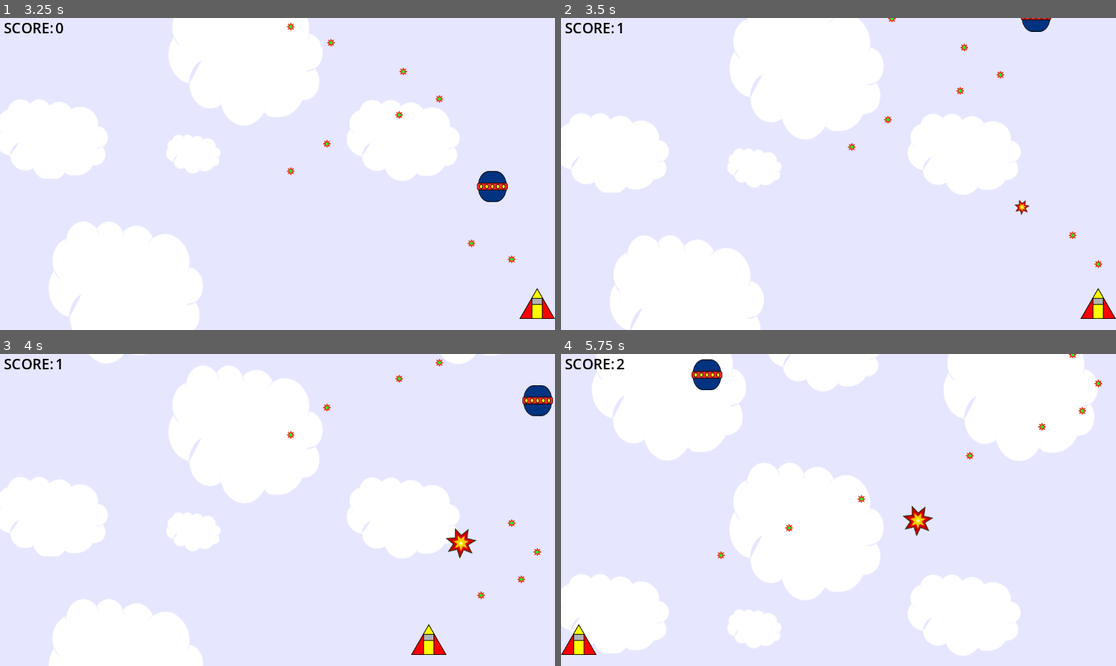
Above: before the commit, frames 1-4 (two rows, left to right).
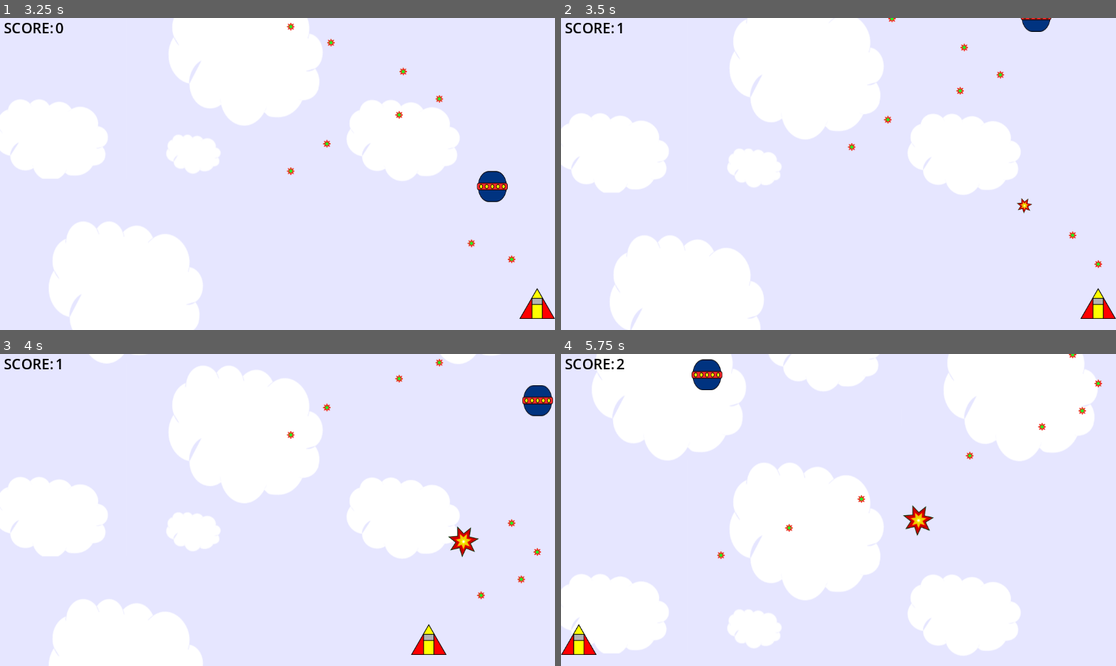
Above: after the commit, the same moments.

Repository: saulopz/skyfire
Game: Godot game, scene res://world.tscn
Same seed, same stepped clock (60 frames per second), same inputs: the game is played once before the commit and once after it.
Inputs:
- Up to frame 1 (3.25 s): hold Right (ui_right) 0.53-1.28 s; tap Space (ui_select) at 0.6, 0.77, 1.07, 1.35, 1.52, 1.82, 2.1, 2.85, 3.02 s; hold Left (ui_left) 1.28-2.03 s; hold Right (ui_right) from 2.03 s (still down)
- Up to frame 2 (3.5 s): keep holding Right (ui_right); tap Space (ui_select) at 3.32 s
- Up to frame 3 (4 s): release Right (ui_right) at 3.53 s; hold Left (ui_left) from 3.53 s (still down); tap Space (ui_select) at 3.6, 3.77 s
- Up to frame 4 (5.75 s): keep holding Left (ui_left); tap Space (ui_select) at 4.07, 4.35, 4.52, 4.82, 5.1 s

Frame 1 is identical in both runs. In frame 2, less than 0.1% of the frame differs, in the area x 81-85%, y 57-64%; in frame 3, 0.3%, in the area x 80-87%, y 55-66%; in frame 4, 0.2%.

Commit message:
20240924

Diff:
--- a/bomb.gd
+++ b/bomb.gd
@@ -1,12 +1,12 @@
 extends CharacterBody2D
 
-const type = 'bomb'
-var speed = 200
+const type : String = "bomb"
+var speed : int = 200
 
-func _ready():
+func _ready() -> void:
 	$SoundBomb.play()
 
-func _process(delta):
+func _physics_process(delta: float) -> void:
 	var collision = move_and_collide(Vector2(0, -speed) * delta)
 	if collision:
 		var entity = collision.get_collider()
--- a/enemy.gd
+++ b/enemy.gd
@@ -1,32 +1,31 @@
 extends CharacterBody2D
 
-const type = 'enemy'
-const LEFT = 0
-const RIGHT = 1
+const type : String = "enemy"
+const LEFT : int = 0
+const RIGHT : int = 1
+var screensize : Vector2  # tamanho da tela
+var direction : int       # direcao do inimigo [esquerda|direita]
+var w : int               # largura da imagem
+var h : int               # altura da imagem
+var half_w : int          # metade da largura da imagem
+var half_h : int          # metade da altura da imagem
+var speed_y : int = 200   # velocidade para baixo
+var speed_x : int = 300   # velocidade para os lados
 
-var screensize      # tamanho da tela
-var direction       # direcao do inimigo [esquerda|direita]
-var w               # largura da imagem
-var h               # altura da imagem
-var half_w          # metade da largura da imagem
-var half_h          # metade da altura da imagem
-var speed_y = 200   # velocidade para baixo
-var speed_x = 300   # velocidade para os lados
-
-func _ready():
+func _ready() -> void:
 	randomize()
 	screensize = get_viewport_rect().size
 	w = $Sprite2D.texture.get_width()
 	h = $Sprite2D .texture.get_height()
-	half_w = w / 2
-	half_h = h / 2
+	half_w = int(w / 2.0)
+	half_h = int(h / 2.0)
 	# Criamos nosso inimigo acima da area visivel do jogo
 	# com posicao e direcao aleatorias
 	position.x = (randi() % int(screensize.x - w)) + half_w
 	position.y = -100
 	direction = randi() % 2
 
-func _process(delta):
+func _process(delta) -> void:
 	var vec = Vector2()
 	vec.y += speed_y
 	# Se o inimigo encosta dos lados da tela, ele muda a
@@ -56,6 +55,6 @@
 
 # Se o inimigo morrer, cria uma explosao nessa mesma posicao
 # e retira o inimigo do jogo com queue_free.
-func kill():
+func kill() -> void:
 	get_parent().new_explosion(position)
 	queue_free()
--- a/explosion.gd
+++ b/explosion.gd
@@ -1,11 +1,9 @@
 extends CharacterBody2D
 
-const type = 'explosion'
-
-func _ready():
+func _ready() -> void:
 	$AnimatedSprite2D.play()
 	$SoundExplosion.play()
 
 # Quando termina a animacao cai fora do jogo
-func _on_animated_sprite_2d_animation_finished():
+func _on_animated_sprite_2d_animation_finished() -> void:
 	queue_free()
--- a/project.godot
+++ b/project.godot
@@ -12,7 +12,7 @@
 
 config/name="SkyFire"
 run/main_scene="res://world.tscn"
-config/features=PackedStringArray("4.2", "GL Compatibility")
+config/features=PackedStringArray("4.3", "GL Compatibility")
 config/icon="res://icon.svg"
 
 [rendering]
--- a/ship.gd
+++ b/ship.gd
@@ -1,23 +1,23 @@
 extends CharacterBody2D
 
-const type = 'ship'  # tipo do personagem
-var speed = 500      # velocidade para os lados
-var screensize       # tamanho da tela
-var h                # altura da imagem
-var half_w           # metade da largura da imagem
-var half_h           # metade da altura da imagem
+const type : String = "ship"
+var speed : int = 500     # velocidade para os lados
+var screensize : Vector2  # tamanho da tela
+var h : int               # altura da imagem
+var half_w : int          # metade da largura da imagem
+var half_h : int          # metade da altura da imagem
 
 # Quando o personagem eh criado, ele eh colocado no
 # meio da tela, so que temos um deslocamento para a esquerda
 # contando metade da textura da nave, senao a nave fica meio
 # para a direita, por isso precisamos do half_w
-func _ready():
+func _ready() -> void:
 	screensize = get_viewport_rect().size
 	h = $Sprite2D.texture.get_height()
 	half_w = $Sprite2D.texture.get_width() / 2
-	half_h = h / 2
+	half_h = int(h / 2.0)
 
-func _process(delta):
+func _process(delta) -> void:
 	var vec = Vector2()
 	if Input.is_action_pressed("ui_left"):
 		vec.x -= speed
@@ -34,7 +34,7 @@
 	if get_parent().score < 0:
 		kill()
 
-func kill():
+func kill() -> void:
 	queue_free()
 	get_parent().new_explosion(position)
 	get_parent().game_over()
--- a/world.gd
+++ b/world.gd
@@ -7,14 +7,14 @@
 const Bomb = preload("res://bomb.tscn")
 const Enemy = preload("res://enemy.tscn")
 const Explosion = preload("res://explosion.tscn")
-var score = 0                # pontuacao
-var is_game_over = false     # se o jogo terminou
-var screensize               # tamanho da tela
+var score: int = 0              # pontuacao
+var is_game_over: bool = false  # se o jogo terminou
+var screensize: Vector2         # tamanho da tela
 
-func _ready():
+func _ready() -> void:
 	screensize = get_viewport_rect().size
 
-func _process(_delta):
+func _physics_process(_delta: float) -> void:
 	# Se for gameover e pressionar esc, o jogo reinicia
 	if is_game_over:
 		if Input.is_action_just_pressed("ui_cancel"):
@@ -34,11 +34,11 @@
 	$EnemyTimer.start()                 # iniciamos o timer para criar inimigos
 
 # Alteramos a pontuacao
-func change_score(pts):
+func change_score(pts: int):
 	score += pts
 	$Score.text = str(score)
 
-func game_over():
+func game_over() -> void:
 	is_game_over = true         # gameover true
 	$GameOver.visible = true    # mostramos a imagem gameover
 	$Music.stop()               # paramos a musica
@@ -46,7 +46,7 @@
 
 # Funcao usada para criar uma explosao em uma posicao (pos) especifica
 # normamente vai ser a propria posicao do elemento que morreu
-func new_explosion(pos):
+func new_explosion(pos: Vector2):
 	var explosion = Explosion.instantiate() # instanciamos um objeto Explosion
 	explosion.position = pos                # colocamos ele na posicao
 	add_child(explosion)                    # adicionamos ao jogo
@@ -57,13 +57,13 @@
 # da largura da imagem da bomba. Esse calculo fazemos la no
 # script de Ship. Isso para que a bombinha fique centralizada
 # tambem colocamos, y acima da nave.
-func new_bomb(pos):
+func new_bomb(pos: Vector2) -> void:
 	var bomb = Bomb.instantiate()  # Instanciamos um objeto bomba
 	bomb.position = pos            # colocamos ele na posicao
 	add_child(bomb)                # adicinamos ela ao jogo
 
 # Quando o timer de criacao do inimigo der timeout
-func _on_enemy_timer_timeout():
+func _on_enemy_timer_timeout() -> void:
 	if is_game_over:                           # se gameover nao cria mais
 		return
 	var enemy = Enemy.instantiate()            # instancia um novo inimigo
